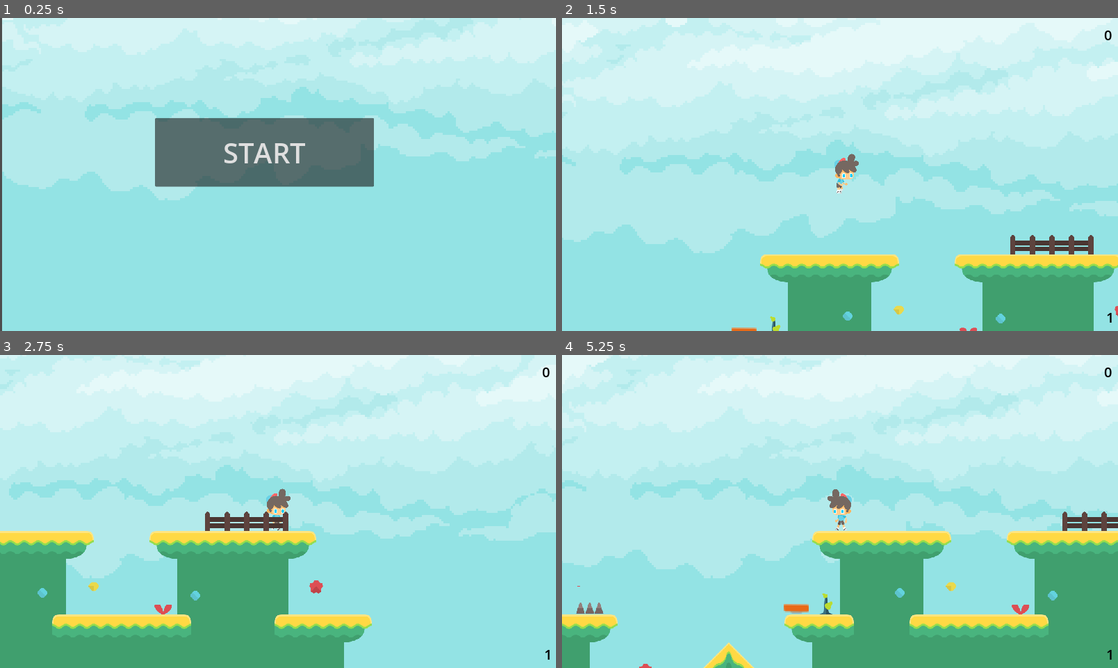
Above: before the commit, frames 1-4 (two rows, left to right).
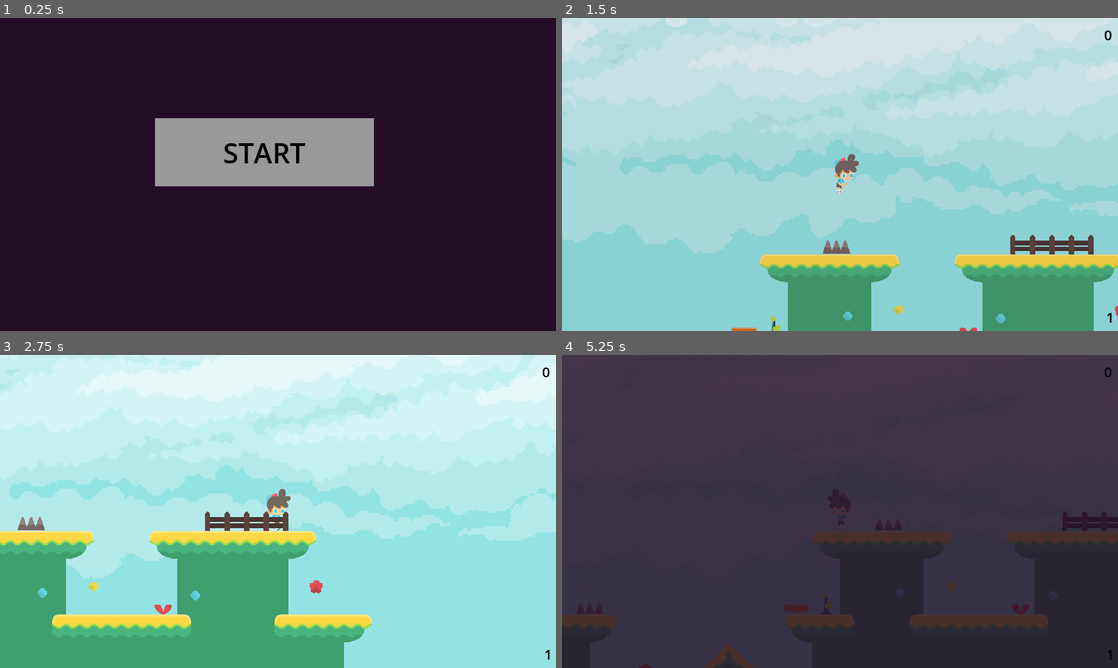
Above: after the commit, the same moments.

Repository: BridenJP/2D-platformer-sample-Godot4
Game: Godot game, scene res://main.tscn
Same seed, same stepped clock (60 frames per second), same inputs: the game is played once before the commit and once after it.
Inputs:
- Up to frame 1 (0.25 s): no input
- Up to frame 2 (1.5 s): click "START" at 0.5 s; tap Enter (ui_accept) at 1.25 s; hold Right (go_right) from 1.28 s (still down); hold Shift (power) from 1.28 s (still down)
- Up to frame 3 (2.75 s): keep holding Right (go_right); tap Enter (ui_accept) at 1.52, 1.55, 1.82, 2.1, 2.27, 2.57 s; release Shift (power) at 2.03 s; tap Shift (power) at 2.3 s
- Up to frame 4 (5.25 s): release Right (go_right) at 2.78 s; hold Left (go_left) 2.78-3.53 s; hold Shift (power) 2.78-3.53 s; tap Enter (ui_accept) at 3.05, 3.77, 4.07 s; hold Right (go_right) 3.53-5 s; tap Shift (power) at 3.6 s; hold Enter (ui_accept) 4.28-5 s; tap Escape (ui_cancel) at 4.9 s; click "START" at 5 s

The runs differ from the first frame. In frame 1, 100% of the frame differs, in the area x 0-100%, y 0-100%; in frame 2, 0.1%; in frame 3, 0.1%; in frame 4, 100%.

Commit message:
Add You Win and Game Over

Diff:
--- a/Characters/player.gd
+++ b/Characters/player.gd
@@ -4,16 +4,19 @@
 
 signal dying
 signal finished_dying
+signal winning
+signal finished_winning
 
 # Normal walking speed
-const SPEED = 300.0
+const SPEED: float = 300.0
 # How much to multiply by when running (Shift key)
-const RUN_MULTIPLIER = 2.0
+const RUN_MULTIPLIER: float = 2.0
 # Initial upwards velocity when we jump
-const JUMP_VELOCITY = -700.0
+const JUMP_VELOCITY: float = -700.0
 
-# Used to allow a "dying" state while the animation plays
-enum LIFE_CYCLE {Alive, Dying, Dead}
+# "dying" -> "dead" state while the sound and animation plays
+# "winning" -> "won" state while the sound and animation plays
+enum LIFE_CYCLE {Alive, Dying, Dead, Winning, Won}
 
 # Get the gravity from the project settings
 var gravity: float = ProjectSettings.get_setting("physics/2d/default_gravity")
@@ -24,7 +27,7 @@
 # Different things happen when we are jumping
 var jumping: bool = false
 # Initial state of life
-var deadness: LIFE_CYCLE = LIFE_CYCLE.Alive
+var life_cycle: LIFE_CYCLE = LIFE_CYCLE.Alive
 
 # Called when the node enters the scene tree for the first time
 func _ready() -> void:
@@ -35,9 +38,10 @@
 	var main: Node = get_tree().root.get_node_or_null("Main")
 	assert(main, "Main scene not found or not ready")
 	main.connect("health_changed", _on_health_changed)
+	main.connect("level_complete", _on_level_complete)
 
 # Change the current animation
-func set_animation(value) -> void:
+func set_animation(value: String) -> void:
 	if animation != value:
 		animation = value
 		$Sprite.play(animation)
@@ -59,10 +63,17 @@
 		_:
 			$Sprite.position.x = 32 if facing_right else -32
 
+func stop_and_signal(signal_name: StringName) -> void:
+	# Stop processes
+	set_process(false)
+	set_physics_process(false)
+
+	emit_signal(signal_name)
+
 # This is where we continually manage our character's state
 func _physics_process(delta) -> void:
 	# Are we standing on something?
-	var airborne = not is_on_floor()
+	var airborne: bool = not is_on_floor()
 
 	# If we are in the air...
 	if airborne:
@@ -73,15 +84,16 @@
 			set_animation("jump_start")
 			jumping = true # Set jumping to true, so we don't repeat this
 
-	# If we are dying or dead, stop forward motion but continue general movement
-	if deadness > LIFE_CYCLE.Alive:
+	# If we are dying or dead, or winning or won, stop forward motion but continue general movement
+	if life_cycle != LIFE_CYCLE.Alive:
 		if airborne:
 			velocity.x = move_toward(velocity.x, 0, SPEED)
 			move_and_slide()
-		elif deadness == LIFE_CYCLE.Dead:
-			emit_signal("finished_dying")
-			set_process(false)  # Stop processing once the player is dead
-		return # Don't process any more
+		elif life_cycle == LIFE_CYCLE.Dead:
+			stop_and_signal("finished_dying")
+		elif life_cycle == LIFE_CYCLE.Won:
+			emit_signal("finished_winning")
+		return # Don't go past here
 
 	# If we aren't in the air, but we were previously, play the landing animation
 	# TODO This currently only lasts one frame, need to handle timing
@@ -98,10 +110,10 @@
 
 	# Get the input direction and handle the movement/deceleration.
 	# As good practice, you should replace UI actions with custom gameplay actions.
-	var direction = Input.get_axis("go_left", "go_right")
+	var direction: float = Input.get_axis("go_left", "go_right")
 	# When the shift key is pressed we power up from walking to running
-	var running = Input.is_action_pressed("power")
-	var mult = RUN_MULTIPLIER if running else 1.0
+	var running: bool = Input.is_action_pressed("power")
+	var mult: float = RUN_MULTIPLIER if running else 1.0
 
 	if direction:
 		# For non-zero values we set the velocity
@@ -129,7 +141,7 @@
 
 	# Check for collisions after moving
 	for i in range(get_slide_collision_count()):
-		var collider = get_slide_collision(i).get_collider()
+		var collider: Object = get_slide_collision(i).get_collider()
 		if (collider is TileMap) && (collider.name == "DeadlyGround"):
 			die()
 		elif !(collider is TileMap):
@@ -138,20 +150,30 @@
 
 # Die! Set to "dying", play "dead" animation and emit signal
 func die() -> void:
-	deadness = LIFE_CYCLE.Dying
+	life_cycle = LIFE_CYCLE.Dying
 	emit_signal("dying")
 	set_animation("dead")
 
 # Main tells us when our health changes
 func _on_health_changed(value) -> void:
 	# If health is 0, we are dying
-	if (deadness == LIFE_CYCLE.Alive) && (value <= 0):
+	if (life_cycle == LIFE_CYCLE.Alive) && (value <= 0):
 		die()
+
+func _on_level_complete() -> void:
+	life_cycle = LIFE_CYCLE.Winning
+	emit_signal("winning")
+	set_animation("win")
 
 # Handle changes that occur at end of animations
 func _on_sprite_animation_finished() -> void:
 	if animation == "jump_start" && jumping:
 		set_animation("jump_middle")
 
-	if animation == "dead" && deadness == LIFE_CYCLE.Dying:
-		deadness = LIFE_CYCLE.Dead
+	if animation == "dead" && life_cycle == LIFE_CYCLE.Dying:
+		life_cycle = LIFE_CYCLE.Dead
+
+	if animation == "win" && life_cycle == LIFE_CYCLE.Winning:
+		life_cycle = LIFE_CYCLE.Won
+
+# Die! Set to "dying", play "dead" animation and emit signal
--- a/Characters/player.tscn
+++ b/Characters/player.tscn
@@ -339,6 +339,56 @@
 "loop": true,
 "name": &"walk",
 "speed": 15.0
+}, {
+"frames": [{
+"duration": 1.0,
+"texture": ExtResource("2_1t1u5")
+}, {
+"duration": 1.0,
+"texture": ExtResource("3_ibni1")
+}, {
+"duration": 1.0,
+"texture": ExtResource("4_iab4b")
+}, {
+"duration": 1.0,
+"texture": ExtResource("5_qhskb")
+}, {
+"duration": 1.0,
+"texture": ExtResource("6_5uixq")
+}, {
+"duration": 1.0,
+"texture": ExtResource("7_xc0g8")
+}, {
+"duration": 1.0,
+"texture": ExtResource("8_c0a6q")
+}, {
+"duration": 1.0,
+"texture": ExtResource("9_n3v5r")
+}, {
+"duration": 1.0,
+"texture": ExtResource("10_een3g")
+}, {
+"duration": 1.0,
+"texture": ExtResource("11_qxck8")
+}, {
+"duration": 1.0,
+"texture": ExtResource("12_fit83")
+}, {
+"duration": 1.0,
+"texture": ExtResource("13_he8b1")
+}, {
+"duration": 1.0,
+"texture": ExtResource("14_2rk2p")
+}, {
+"duration": 1.0,
+"texture": ExtResource("15_qvtgk")
+}, {
+"duration": 1.0,
+"texture": ExtResource("16_i8hvh")
+}],
+"loop": false,
+"name": &"win",
+"speed": 15.0
 }]
 
 [sub_resource type="CapsuleShape2D" id="CapsuleShape2D_kijl1"]
@@ -352,7 +402,7 @@
 position = Vector2(32, 0)
 scale = Vector2(0.2, 0.2)
 sprite_frames = SubResource("SpriteFrames_881wu")
-animation = &"idle"
+animation = &"win"
 
 [node name="Collision" type="CollisionShape2D" parent="."]
 shape = SubResource("CapsuleShape2D_kijl1")
--- a/HUD/hud.gd
+++ b/HUD/hud.gd
@@ -2,44 +2,55 @@
 
 signal game_started
 
-var playing = false
+# Load common script
+const Common = preload("res://common.gd")
+# Game State is communicated via signals
+var state: Common.GAME_STATE = Common.GAME_STATE.Start
 
 # Called when the node enters the scene tree for the first time.
 func _ready():
-	# Trigger playing changed to false to set initial (non-playing) state
-	_on_playing_changed(false)
+	# Trigger state changed to false to set initial (non-playing) state
+	_on_state_changed(Common.GAME_STATE.Start)
 
 	# Get the main scene and connect signals
 	var main: Node = get_tree().root.get_node_or_null("Main")
 	assert(main, "Main scene not found or not ready")
-	main.connect("playing_changed", _on_playing_changed)
+	main.connect("state_changed", _on_state_changed)
 	main.connect("score_changed", _on_score_changed)
 	main.connect("health_changed", _on_health_changed)
 
 # Called every frame. 'delta' is the elapsed time since the previous frame.
-func _process(_delta):
+func _process(_delta) -> void:
 	pass
 
 func _input(event):
 	if event.is_action_pressed("ui_accept"):
 		start_game()
 
-func _on_playing_changed(value):
-	playing = value
-	$StartButton.visible = !playing
-	$ScoreLabel.visible = playing
-	$HealthLabel.visible = playing
+func _on_state_changed(value: Common.GAME_STATE) -> void:
+	var changed: bool = state != value
+	state = value
+	$StartButton.visible = state == Common.GAME_STATE.Start
+	$ScoreLabel.visible = state != Common.GAME_STATE.Start
+	$HealthLabel.visible = state != Common.GAME_STATE.Start
+	$GameOverLabel.visible = state == Common.GAME_STATE.GameOver
+	$YouWinLabel.visible = state == Common.GAME_STATE.YouWin
+	if changed && state == Common.GAME_STATE.Playing:
+		$AnimationPlayer.play("fade_out")
+	elif changed && state == Common.GAME_STATE.Start:
+		$AnimationPlayer.play("fade_in")
 
-func _on_score_changed(value: int):
+func _on_score_changed(value: int) -> void:
 	$ScoreLabel.text = str(value)
 
-func _on_health_changed(value: int):
+func _on_health_changed(value: int) -> void:
 	$HealthLabel.text = str(value)
 
 # StartButton pressed
-func _on_start_button_pressed():
+func _on_start_button_pressed() -> void:
 	start_game()
 
-func start_game():
-	if !playing:
+# Start the game (from button press or keyboard)
+func start_game() -> void:
+	if state == Common.GAME_STATE.Start:
 		game_started.emit()
--- a/HUD/hud.tscn
+++ b/HUD/hud.tscn
@@ -1,9 +1,80 @@
-[gd_scene load_steps=2 format=3 uid="uid://cdsdw8gsgr0ta"]
+[gd_scene load_steps=9 format=3 uid="uid://cdsdw8gsgr0ta"]
 
 [ext_resource type="Script" path="res://HUD/hud.gd" id="1_h2qjs"]
 
+[sub_resource type="Animation" id="Animation_pxmco"]
+resource_name = "fade_out"
+tracks/0/type = "value"
+tracks/0/imported = false
+tracks/0/enabled = true
+tracks/0/path = NodePath(".:modulate")
+tracks/0/interp = 1
+tracks/0/loop_wrap = true
+tracks/0/keys = {
+"times": PackedFloat32Array(0, 1),
+"transitions": PackedFloat32Array(1, 1),
+"update": 0,
+"values": [Color(1, 1, 1, 1), Color(1, 1, 1, 0)]
+}
+
+[sub_resource type="Animation" id="Animation_cnppk"]
+length = 0.001
+tracks/0/type = "value"
+tracks/0/imported = false
+tracks/0/enabled = true
+tracks/0/path = NodePath(".:modulate")
+tracks/0/interp = 1
+tracks/0/loop_wrap = true
+tracks/0/keys = {
+"times": PackedFloat32Array(0),
+"transitions": PackedFloat32Array(1),
+"update": 0,
+"values": [Color(1, 1, 1, 1)]
+}
+
+[sub_resource type="Animation" id="Animation_4mv6m"]
+resource_name = "fade_in"
+tracks/0/type = "value"
+tracks/0/imported = false
+tracks/0/enabled = true
+tracks/0/path = NodePath(".:modulate")
+tracks/0/interp = 1
+tracks/0/loop_wrap = true
+tracks/0/keys = {
+"times": PackedFloat32Array(0, 1),
+"transitions": PackedFloat32Array(1, 1),
+"update": 0,
+"values": [Color(1, 1, 1, 0), Color(1, 1, 1, 1)]
+}
+
+[sub_resource type="AnimationLibrary" id="AnimationLibrary_vw5es"]
+_data = {
+"RESET": SubResource("Animation_cnppk"),
+"fade_in": SubResource("Animation_4mv6m"),
+"fade_out": SubResource("Animation_pxmco")
+}
+
+[sub_resource type="StyleBoxFlat" id="StyleBoxFlat_bo8je"]
+
+[sub_resource type="StyleBoxFlat" id="StyleBoxFlat_wbs0y"]
+bg_color = Color(0.12549, 0.713726, 0.352941, 1)
+
+[sub_resource type="Theme" id="Theme_ydi1o"]
+default_font_size = 64
+
 [node name="HUD" type="CanvasLayer"]
 script = ExtResource("1_h2qjs")
+
+[node name="ColorRect" type="ColorRect" parent="."]
+offset_right = 1280.0
+offset_bottom = 720.0
+color = Color(0.137255, 0.0509804, 0.145098, 1)
+
+[node name="AnimationPlayer" type="AnimationPlayer" parent="."]
+root_node = NodePath("../ColorRect")
+libraries = {
+"": SubResource("AnimationLibrary_vw5es")
+}
 
 [node name="HealthLabel" type="Label" parent="."]
 offset_left = 1173.0
@@ -32,7 +103,42 @@
 offset_top = 230.0
 offset_right = 861.0
 offset_bottom = 388.0
+theme_override_colors/font_color = Color(0, 0, 0, 1)
 theme_override_font_sizes/font_size = 64
+theme_override_styles/normal = SubResource("StyleBoxFlat_bo8je")
+theme_override_styles/hover = SubResource("StyleBoxFlat_wbs0y")
 text = "START"
 
+[node name="GameOverLabel" type="Label" parent="."]
+anchors_preset = 5
+anchor_left = 0.5
+anchor_right = 0.5
+offset_left = -320.0
+offset_top = 64.0
+offset_right = 320.0
+offset_bottom = 156.0
+grow_horizontal = 2
+size_flags_horizontal = 4
+theme = SubResource("Theme_ydi1o")
+text = "Game Over"
+horizontal_alignment = 1
+vertical_alignment = 1
+uppercase = true
+
+[node name="YouWinLabel" type="Label" parent="."]
+anchors_preset = 5
+anchor_left = 0.5
+anchor_right = 0.5
+offset_left = -320.0
+offset_top = 64.0
+offset_right = 320.0
+offset_bottom = 156.0
+grow_horizontal = 2
+size_flags_horizontal = 4
+theme = SubResource("Theme_ydi1o")
+text = "You Win"
+horizontal_alignment = 1
+vertical_alignment = 1
+uppercase = true
+
 [connection signal="pressed" from="StartButton" to="." method="_on_start_button_pressed"]
--- a/Levels/level_1.tscn
+++ b/Levels/level_1.tscn
@@ -40,6 +40,9 @@
 [node name="ObstacleSpikes" parent="." instance=ExtResource("5_e0trj")]
 position = Vector2(256, 95)
 
+[node name="ObstacleSpikes2" parent="." instance=ExtResource("5_e0trj")]
+position = Vector2(944, -98)
+
 [node name="TileMap" type="TileMap" parent="."]
 tile_set = ExtResource("1_sdct1")
 format = 2
--- a/Sounds/Sounds.gd
+++ b/Sounds/Sounds.gd
@@ -5,6 +5,7 @@
 	Collect,
 	CollectFlower,
 	GameOver,
+	YouWin,
 	Jump,
 	Music
 }
@@ -13,6 +14,7 @@
 	preload("res://Sounds/collect.wav"),
 	preload("res://Sounds/collect-flower.wav"),
 	preload("res://Sounds/game-over.mp3"),
+	preload("res://Sounds/you-win.wav"),
 	preload("res://Sounds/jump.wav"),
 	preload("res://Sounds/music.mp3")
 ]
--- /dev/null
+++ b/common.gd
@@ -0,0 +1,7 @@
+# Shared Game State (sent between modules via signal)
+enum GAME_STATE {
+	Start,
+	Playing,
+	GameOver,
+	YouWin
+}
--- a/main.gd
+++ b/main.gd
@@ -1,13 +1,15 @@
 extends Node2D
 
-signal playing_changed
-signal score_changed
-signal health_changed
-signal player_died
+signal state_changed # The game state has changed
+signal score_changed # The score has changed
+signal health_changed # The player's health has changed
+signal level_complete # The level has been finished (in some way)
 
-var playing: bool
+const Common = preload("res://common.gd")
+var state: Common.GAME_STATE
 var score: int
 var health: int
+var n_collectibles: int
 var level_node: Node # Our placeholder node where we will put the level scene
 var current_level: Node2D # The currently loaded level scene
 
@@ -16,48 +18,60 @@
 # Called when the node enters the scene tree for the first time.
 func _ready() -> void:
 	level_node = get_node("Level")
-#
+
+# Start playing the game
 func play() -> void:
-	set_playing(true)
+	set_state(Common.GAME_STATE.Playing)
 	set_score(0)
 	set_health(1)
 
 # Called every frame. 'delta' is the elapsed time since the previous frame.
-func _process(_delta) -> void:
+func _process(_delta: float) -> void:
 	# change _delta back to delta if used
 	pass
 
-func _input(event) -> void:
+# Called when an input event occurs
+func _input(event: InputEvent) -> void:
 	if event.is_action_pressed("ui_cancel"):
-		if playing:
+		if state == Common.GAME_STATE.Playing:
 			end_level()
 		else:
 			get_tree().quit()
 
+# The level is over. Clear it and return to the Start state.
 func end_level() -> void:
-	set_playing(false)
-	current_level.queue_free()
+	if current_level:
+		current_level.queue_free()
 	current_level = null
+	set_state(Common.GAME_STATE.Start)
 
-func connect_to_group_signal(group_name: String, signal_name: String, target_function: Callable) -> void:
-	var group_nodes = get_tree().get_nodes_in_group(group_name)
+# Connect to a signal from any member of the specified group
+func connect_to_group_signal(group_name: String, signal_name: String, target_function: Callable) -> int:
+	var group_nodes: Array[Node] = get_tree().get_nodes_in_group(group_name)
 	for node in group_nodes:
 		node.connect(signal_name, target_function)
+	return group_nodes.size()
 
+# Connect to signals from collectibles
 func connect_collectibles() -> void:
 	# Find all the collectibles in the tree, and connect to the "collected" signal
-	connect_to_group_signal("collectible", "collected", _on_collectible_collected)
+	n_collectibles = connect_to_group_signal("collectible", "collected", _on_collectible_collected)
 
+# Connect to signals from obstacles
 func connect_obstacles() -> void:
 	# Find all the obstacles in the tree, and connect to the "damage_done" signal
 	connect_to_group_signal("obstacle", "damage_done", _on_obstacle_damage_done)
 
+# Connect to signals from the player
 func connect_player() -> void:
-	var player: Node = current_level.get_node_or_null("Player")
+	var player: Player = current_level.get_node_or_null("Player")
 	assert(player, "Player node not found or not ready")
 	player.connect("dying", _on_player_dying)
 	player.connect("finished_dying", _on_player_finished_dying)
+	player.connect("winning", _on_player_winning)
+	player.connect("finished_winning", _on_player_finished_winning)
 
+# When the HUD tells us to start the game
 func _on_hud_game_started():
 	# If we don't have the current level load it and add it to our placeholder
 	if !current_level:
@@ -75,6 +89,10 @@
 # A collectible has been collected
 func _on_collectible_collected(value: int):
 	set_score(score + value)
+	n_collectibles -= 1
+
+	if n_collectibles == 0:
+		emit_signal("level_complete")
 
 # An obstacle has been hit
 func _on_obstacle_damage_done(damage: int):
@@ -85,19 +103,28 @@
 	$Music.fade_to(-100.0, 1.0)
 
 func _on_player_finished_dying() -> void:
-	print("finished dying")
-	set_playing(false)
+	set_state(Common.GAME_STATE.GameOver)
+	await get_tree().create_timer(3.0).timeout # Pause a moment before exiting
 	end_level()
 
-# Setter for playing (emits signal)
-func set_playing(value: bool):
-	playing = value
-	if playing:
+func _on_player_winning() -> void:
+	$Sounds.playTrack(Sounds.Tracks.YouWin)
+	$Music.fade_to(-100.0, 1.0)
+
+func _on_player_finished_winning() -> void:
+	set_state(Common.GAME_STATE.YouWin)
+	await get_tree().create_timer(3.0).timeout # Pause a moment before exiting
+	end_level()
+
+# Setter for state (emits signal)
+func set_state(value: Common.GAME_STATE):
+	state = value
+	if state == Common.GAME_STATE.Playing:
 		$Music.playTrack(Sounds.Tracks.Music)
 		$Music.volume_db = MUSIC_VOL_DB
 	else:
 		$Music.stop()
-	emit_signal("playing_changed", playing)
+	emit_signal("state_changed", state)
 
 # Setter for score (emits signal)
 func set_score(value: int):
--- a/project.godot
+++ b/project.godot
@@ -1,16 +1,8 @@
-; Engine configuration file.
-; It's best edited using the editor UI and not directly,
-; since the parameters that go here are not all obvious.
-;
-; Format:
-;   [section] ; section goes between []
-;   param=value ; assign values to parameters
-
 config_version=5
 
 [application]
 
-config/name="Test 2D"
+config/name="2D platformer sample"
 run/main_scene="res://main.tscn"
 config/features=PackedStringArray("4.2", "Mobile")
 config/icon="res://icon.svg"
Not shown, added: Sounds/you-win.wav.import
Not shown, added: CREDITS.md
Not shown, added: Sounds/you-win.wav
